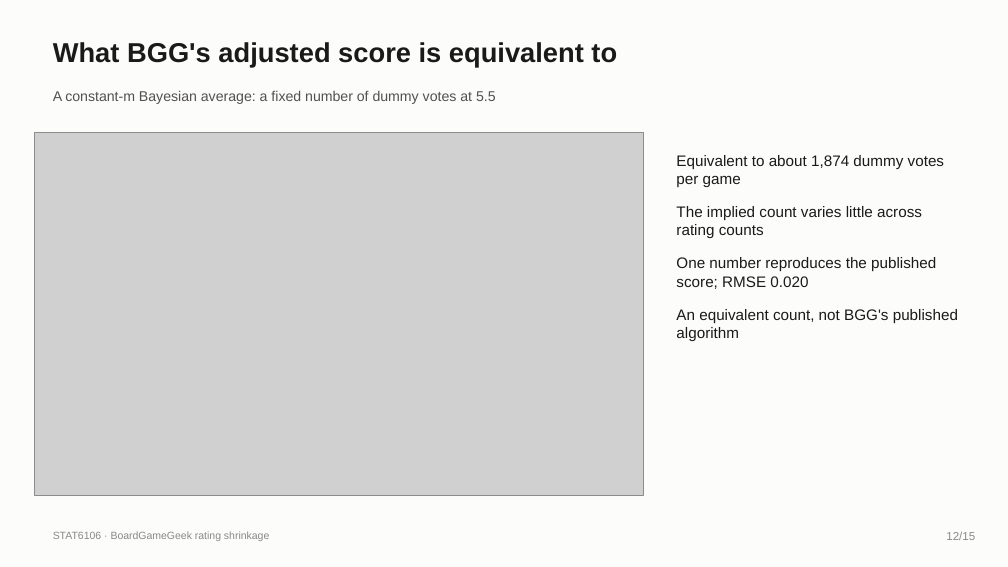
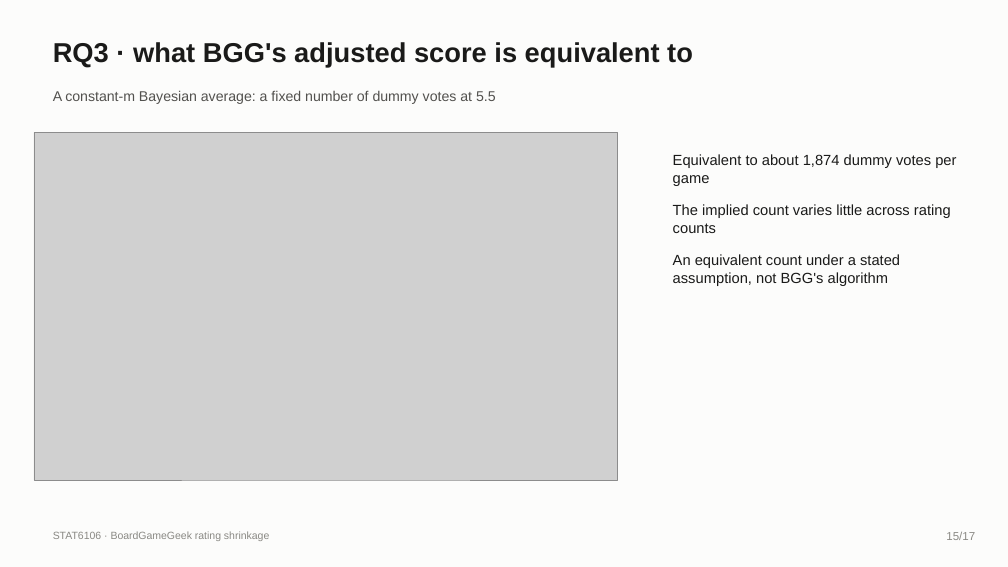
Before and after one commit to iwanttosleeeep/bayesian-boardgame-ratings, a slide deck: slide 15 of slides/Group_deck_draft.pptx (slide 12 before the commit). Drawn at 1008x567 pixels with LibreOffice and Linux fonts; fonts in the diff are those of the drawing; grey boxes stand for pictures. Boxes give left, top, right and bottom in pixels: in the first picture for what was removed or moved away, otherwise in the second. Text is boxed around its words. In the diff, an @@ line names an element or a change of style, - is before the commit and + after.

```diff
--- a/slides/Group_deck_draft.pptx
+++ b/slides/Group_deck_draft.pptx
@@ text at [53, 42, 693, 67]: text changed @@
-What BGG's adjusted score is equivalent to
+RQ3 · what BGG's adjusted score is equivalent to
@@ picture: place and size @@
-picture at [34, 132, 644, 495]
+picture at [34, 132, 618, 480]
@@ text at [673, 154, 956, 233]: size 14.5 to 14 pt in "Equivalent to about 1,874 dummy votes per ...", "The implied count varies little across rating ..." @@
@@ text at [673, 254, 900, 286]: text changed; size 14.5 to 14 pt @@
-One number reproduces the published score; RMSE 0.020
-An equivalent count, not BGG's published algorithm
+An equivalent count under a stated assumption, not BGG's algorithm
@@ text at [946, 532, 975, 540]: text changed @@
-12/15
+15/17
```
Also in this commit, not shown: 8 other slides changed, 7 slides added, 5 slides removed, 2 other files.
